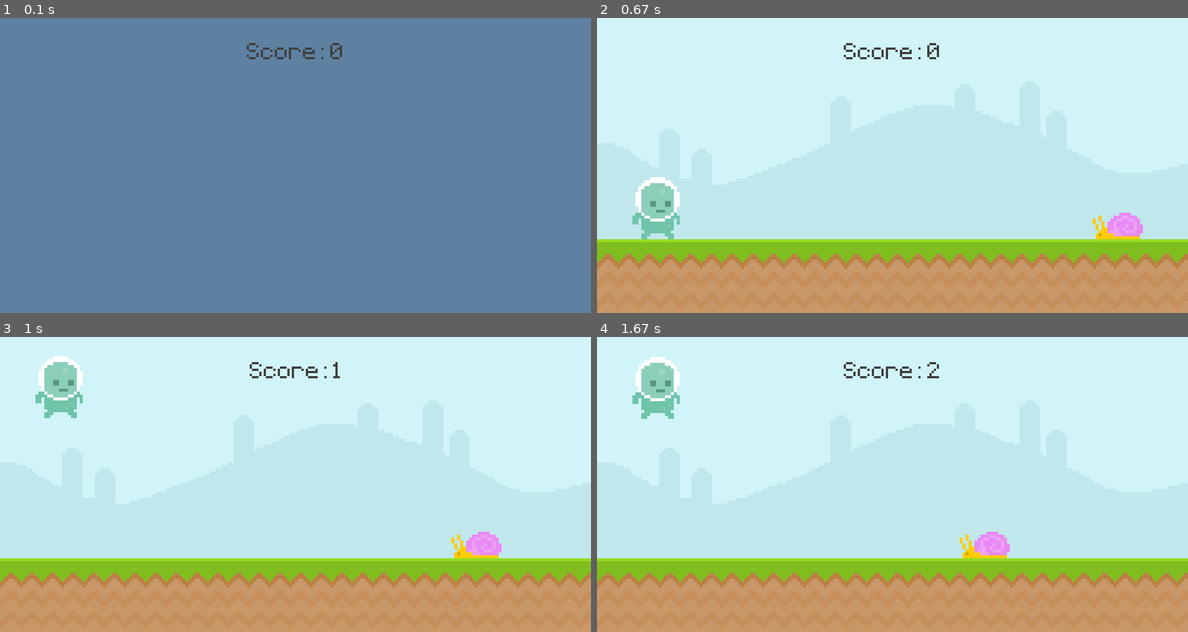
Above: before the commit, frames 1-4 (two rows, left to right).
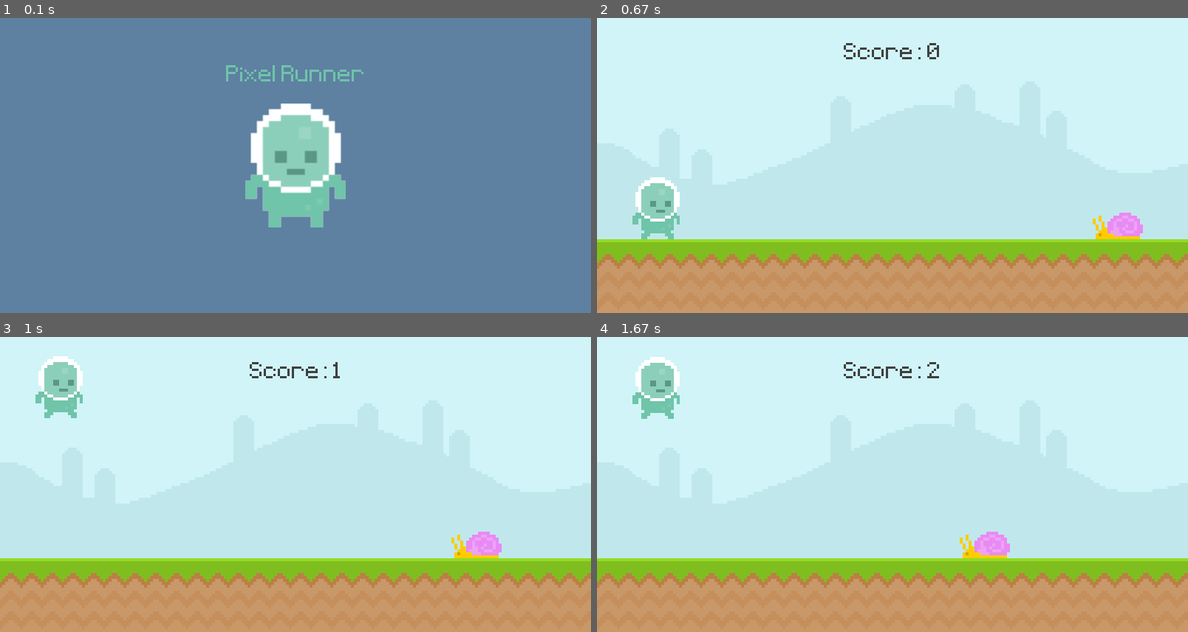
Above: after the commit, the same moments.

Repository: SztGellert/PygameProject
Game: pygame game, started from main.py
Two runs of this game, one before a commit and one after it. Both use one fixed random seed, a clock stepped at 60 frames per second and the inputs below.
Inputs:
- Up to frame 1 (0.1 s): no input
- Up to frame 2 (0.67 s): tap Space at 0.33 s
- Up to frame 3 (1 s): tap Space at 0.67 s
- Up to frame 4 (1.67 s): tap Space at 1.07, 1.37 s

The runs differ from the first frame. In frame 1, 5.9% of the frame differs, in the area x 38-62%, y 8-71%; in frame 2, nothing differs; in frame 3, nothing differs; in frame 4, nothing differs.

Commit message:
game title

Diff:
--- a/main.py
+++ b/main.py
@@ -19,13 +19,21 @@
     test_font = pygame.font.Font('font/Pixeltype.ttf', 50)
     sky_surface = pygame.image.load('graphics/Sky.png')
     ground_surface = pygame.image.load('graphics/ground.png').convert_alpha()
-    #score_surf = test_font.render('My game', False, (64,64,64)).convert_alpha()
-    #score_rect = score_surf.get_rect(center = (400, 50))
     player_surf = pygame.image.load('graphics/Player/player_walk_1.png').convert_alpha()
     start_time = 0
     player_rect = player_surf.get_rect(midbottom = (80, 300))
     snail_surface = pygame.image.load('graphics/snail/snail1.png').convert_alpha()
     snail_rect = snail_surface.get_rect(midbottom = (160, 300))
+
+    player_stand = pygame.image.load('graphics/Player/player_stand.png').convert_alpha()
+    player_stand = pygame.transform.rotozoom(player_stand, 0 ,2 )
+    player_stand_rect = player_stand.get_rect(center = (400, 200))
+
+    game_name= test_font.render('Pixel Runner', False, (111,196,169))
+    game_name_rect = game_name.get_rect(center = (400, 80))
+
+
+
     player_gravity = 0
     score = 0
     while True:
@@ -59,9 +67,6 @@
             screen.blit(sky_surface, (0,0))
             screen.blit(ground_surface, (0,300))
             display_score(score)
-            #pygame.draw.rect(screen, "#c0e8ec", score_rect)
-            #pygame.draw.rect(screen, "#c0e8ec", score_rect, 10)
-            #screen.blit(score_surf, score_rect)
             if snail_rect.right < 0: snail_rect.left = 800
             screen.blit(snail_surface, snail_rect)
             snail_rect.left -= 3
@@ -76,9 +81,12 @@
 
         else:
             screen.fill((94,129,162))
-            score_surf = test_font.render(f'Score: {score}', False, (64, 64, 64))
-            score_rect = score_surf.get_rect(center=(400, 50))
-            screen.blit(score_surf, score_rect)
+            if score != 0:
+                score_surf = test_font.render(f'Score: {score}', False, (64, 64, 64))
+                score_rect = score_surf.get_rect(center=(400, 50))
+                screen.blit(score_surf, score_rect)
+            screen.blit(game_name, game_name_rect)
+            screen.blit(player_stand, player_stand_rect)
 
         pygame.display.update()
 
